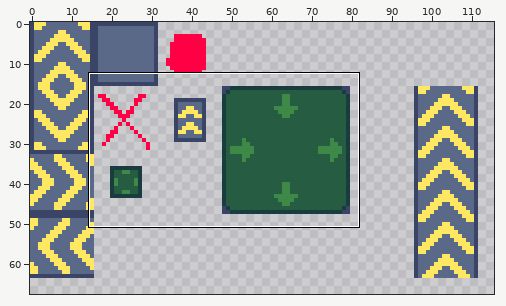
Pixel-art file, stored at asset_sources/gfx/tileset.aseprite. The picture above shows the old version from afar; the outline marks the close-up.
Close-up. As it was:
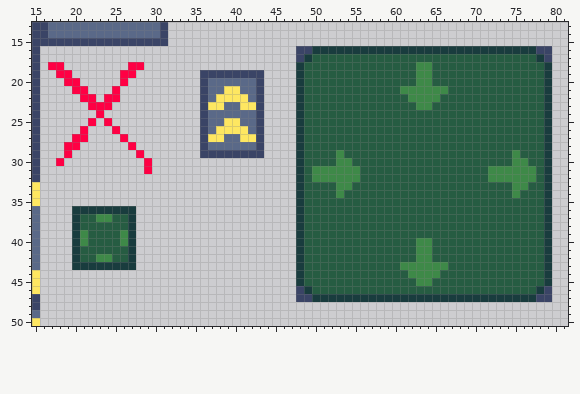
256x256 pixels, 1 frame. Shown: x 15..81, y 13..50. The wide view leaves out empty margins.
Once edited:
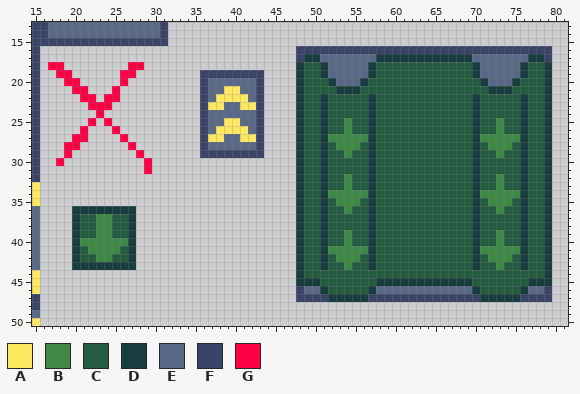
Palette (. is transparent): A #fee761  B #3e8948  C #265c42  D #193c3e  E #5a6988  F #3a4466  G #ff0044
The exact change:
@@ x 15..81 @@
 15 FFFFFFFFFFFFFFFFF..................................................
-16 F................................FFDDDDDDDDDDDDDDDDDDDDDDDDDDDDFF..
-17 F................................FDCCCCCCCCCCCCCCCCCCCCCCCCCCCCDF..
-18 F.GG........GG...................DCCCCCCCCCCCCCCBBCCCCCCCCCCCCCCD..
-19 F..GG......GG........FFFFFFFF....DCCCCCCCCCCCCCCBBCCCCCCCCCCCCCCD..
-20 F...GG.....G.........FEEEEEEF....DCCCCCCCCCCCCCCBBCCCCCCCCCCCCCCD..
-21 F....GG...G..........FEEAAEEF....DCCCCCCCCCCCCBBBBBBCCCCCCCCCCCCD..
-22 F.....GG.GG..........FEAAAAEF....DCCCCCCCCCCCCCBBBBCCCCCCCCCCCCCD..
-23 F......GGG...........FAAEEAAF....DCCCCCCCCCCCCCCBBCCCCCCCCCCCCCCD..
-24 F.......G............FEEEEEEF....DCCCCCCCCCCCCCCCCCCCCCCCCCCCCCCD..
-25 F......G.G...........FEEAAEEF....DCCCCCCCCCCCCCCCCCCCCCCCCCCCCCCD..
-26 F.....G...G..........FEAAAAEF....DCCCCCCCCCCCCCCCCCCCCCCCCCCCCCCD..
-27 F....GG....G.........FAAEEAAF....DCCCCCCCCCCCCCCCCCCCCCCCCCCCCCCD..
-28 F...GG......G........FEEEEEEF....DCCCCCCCCCCCCCCCCCCCCCCCCCCCCCCD..
-29 F...G........G.......FFFFFFFF....DCCCCBCCCCCCCCCCCCCCCCCCCCCBCCCD..
-30 F..G..........G..................DCCCCBBCCCCCCCCCCCCCCCCCCCCBBCCD..
-31 F.............G..................DCBBBBBBCCCCCCCCCCCCCCCCBBBBBBCD..
-32 F................................DCBBBBBBCCCCCCCCCCCCCCCCBBBBBBCD..
-33 A................................DCCCCBBCCCCCCCCCCCCCCCCCCCCBBCCD..
-34 A................................DCCCCBCCCCCCCCCCCCCCCCCCCCCBCCCD..
-35 A................................DCCCCCCCCCCCCCCCCCCCCCCCCCCCCCCD..
-36 E....DDDDDDDD....................DCCCCCCCCCCCCCCCCCCCCCCCCCCCCCCD..
-37 E....DCCBBCCD....................DCCCCCCCCCCCCCCCCCCCCCCCCCCCCCCD..
-38 E....DCCCCCCD....................DCCCCCCCCCCCCCCCCCCCCCCCCCCCCCCD..
-39 E....DBCCCCBD....................DCCCCCCCCCCCCCCCCCCCCCCCCCCCCCCD..
-40 E....DBCCCCBD....................DCCCCCCCCCCCCCCBBCCCCCCCCCCCCCCD..
-41 E....DCCCCCCD....................DCCCCCCCCCCCCCCBBCCCCCCCCCCCCCCD..
-42 E....DCCBBCCD....................DCCCCCCCCCCCCCCBBCCCCCCCCCCCCCCD..
-43 E....DDDDDDDD....................DCCCCCCCCCCCCBBBBBBCCCCCCCCCCCCD..
-44 A................................DCCCCCCCCCCCCCBBBBCCCCCCCCCCCCCD..
-45 A................................DCCCCCCCCCCCCCCBBCCCCCCCCCCCCCCD..
-46 A................................FDCCCCCCCCCCCCCCCCCCCCCCCCCCCCDF..
-47 F................................FFDDDDDDDDDDDDDDDDDDDDDDDDDDDDFF..
+16 F................................FFFFFFFFFFFFFFFFFFFFFFFFFFFFFFFF..
+17 F................................FDDEEEEEEEDDDDDDDDDDDDEEEEEEEDDF..
+18 F.GG........GG...................DCCDEEEEEDCCCCCCCCCCCCDEEEEEDCCD..
+19 F..GG......GG........FFFFFFFF....DCCDEEEEEDCCCCCCCCCCCCDEEEEEDCCD..
+20 F...GG.....G.........FEEEEEEF....DCCCDEEEDCCCCCCCCCCCCCCDEEEDCCCD..
+21 F....GG...G..........FEEAAEEF....DCCCCDDDCCCCCCCCCCCCCCCCDDDCCCCD..
+22 F.....GG.GG..........FEAAAAEF....DCCDCCCCCDCCCCCCCCCCCCDCCCCCDCCD..
+23 F......GGG...........FAAEEAAF....DCCDCCCCCDCCCCCCCCCCCCDCCCCCDCCD..
+24 F.......G............FEEEEEEF....DCCDCCCCCDCCCCCCCCCCCCDCCCCCDCCD..
+25 F......G.G...........FEEAAEEF....DCCDCCBCCDCCCCCCCCCCCCDCCBCCDCCD..
+26 F.....G...G..........FEAAAAEF....DCCDCCBCCDCCCCCCCCCCCCDCCBCCDCCD..
+27 F....GG....G.........FAAEEAAF....DCCDBBBBBDCCCCCCCCCCCCDBBBBBDCCD..
+28 F...GG......G........FEEEEEEF....DCCDCBBBCDCCCCCCCCCCCCDCBBBCDCCD..
+29 F...G........G.......FFFFFFFF....DCCDCCBCCDCCCCCCCCCCCCDCCBCCDCCD..
+30 F..G..........G..................DCCDCCCCCDCCCCCCCCCCCCDCCCCCDCCD..
+31 F.............G..................DCCDCCCCCDCCCCCCCCCCCCDCCCCCDCCD..
+32 F................................DCCDCCBCCDCCCCCCCCCCCCDCCBCCDCCD..
+33 A................................DCCDCCBCCDCCCCCCCCCCCCDCCBCCDCCD..
+34 A................................DCCDBBBBBDCCCCCCCCCCCCDBBBBBDCCD..
+35 A................................DCCDCBBBCDCCCCCCCCCCCCDCBBBCDCCD..
+36 E....DDDDDDDD....................DCCDCCBCCDCCCCCCCCCCCCDCCBCCDCCD..
+37 E....DCCBBCCD....................DCCDCCCCCDCCCCCCCCCCCCDCCCCCDCCD..
+38 E....DCCBBCCD....................DCCDCCCCCDCCCCCCCCCCCCDCCCCCDCCD..
+39 E....DCCBBCCD....................DCCDCCBCCDCCCCCCCCCCCCDCCBCCDCCD..
+40 E....DBBBBBBD....................DCCDCCBCCDCCCCCCCCCCCCDCCBCCDCCD..
+41 E....DCBBBBCD....................DCCDBBBBBDCCCCCCCCCCCCDBBBBBDCCD..
+42 E....DCCBBCCD....................DCCDCBBBCDCCCCCCCCCCCCDCBBBCDCCD..
+43 E....DDDDDDDD....................DCCDCCBCCDCCCCCCCCCCCCDCCBCCDCCD..
+44 A................................DCCCCCCCCCCCCCCCCCCCCCCCCCCCCCCD..
+45 A................................DDDCCCCCCCDDDDDDDDDDDDCCCCCCCDDD..
+46 A................................FEEDCCCCCDEEEEEEEEEEEEDCCCCCDEEF..
+47 F................................FFFFDDDDDFFFFFFFFFFFFFFDDDDDFFFF..
 48 F..................................................................
Boxes around the changes in both close-ups, in picture pixels (x1, y1, x2, y2):
changed: (304, 46, 544, 302)
changed: (80, 222, 128, 254)
